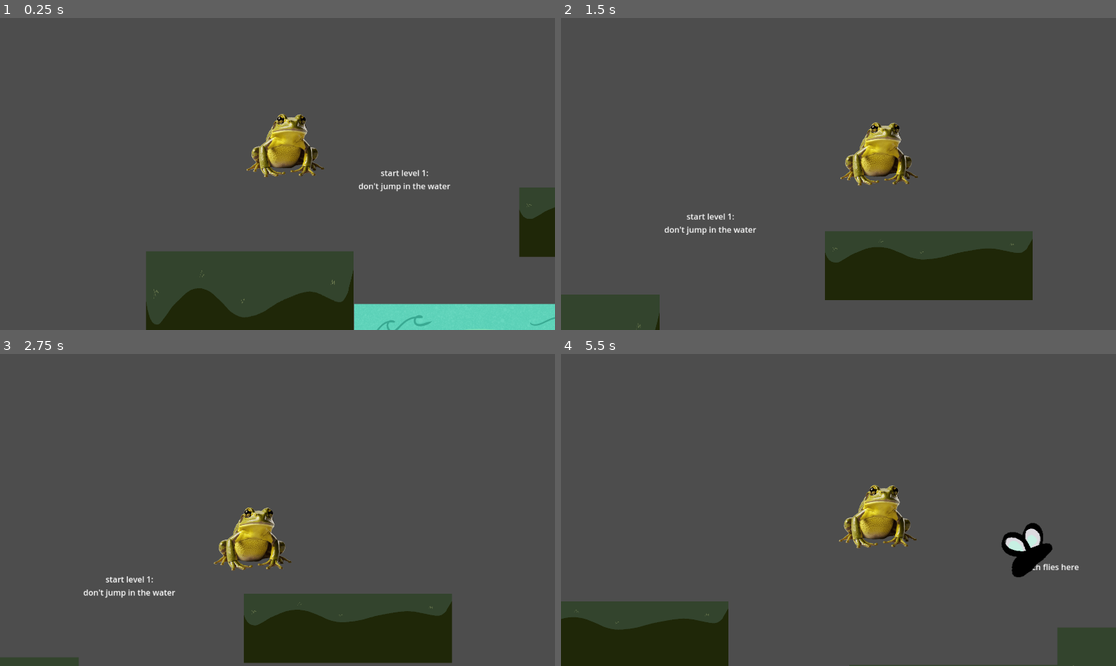
Above: before the commit, frames 1-4 (two rows, left to right).
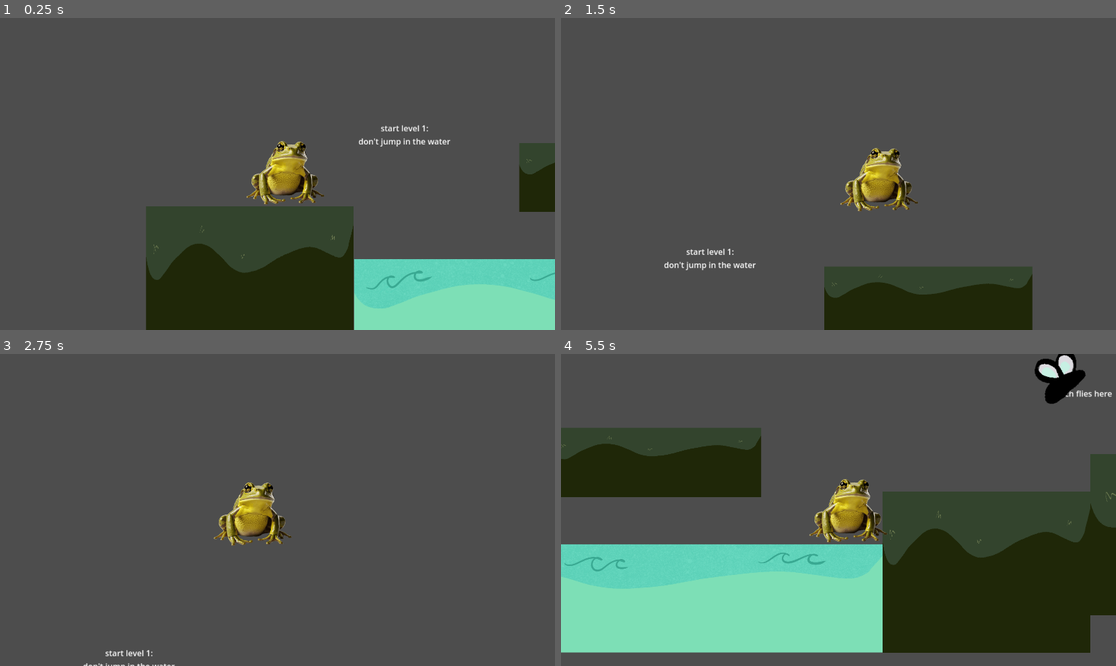
Above: after the commit, the same moments.

Repository: emilyahmad/frog-prince-game
Game: Godot game, scene res://scenes/level_one.tscn
Same seed, same stepped clock (60 frames per second), same inputs: the game is played once before the commit and once after it. The project has no main scene, so this scene is started directly.
Inputs:
- Up to frame 1 (0.25 s): no input
- Up to frame 2 (1.5 s): tap Enter at 0.5 s; hold Space (jump) 0.53-1.28 s; hold D (move_right) from 0.53 s (still down); tap Space (jump) at 1.35 s
- Up to frame 3 (2.75 s): tap Space (jump) at 1.52, 1.82 s; release D (move_right) at 2.03 s; hold A (move_left) from 2.03 s (still down); hold Space (jump) from 2.03 s (still down)
- Up to frame 4 (5.5 s): release A (move_left) at 2.78 s; release Space (jump) at 2.78 s; hold D (move_right) 2.78-4.28 s; tap Space (jump) at 2.85, 3.02, 3.32, 4.35, 4.52, 4.82 s; hold Space (jump) 3.53-4.28 s; hold A (move_left) 4.28-5.03 s; hold D (move_right) from 5.03 s (still down); hold Space (jump) from 5.03 s (still down)

The runs differ from the first frame. In frame 1, 24% of the frame differs, in the area x 26-100%, y 30-100%; in frame 2, 15%; in frame 3, 12%; in frame 4, 55%, in the area x 0-100%, y 0-100%.

Commit message:
fixed collision problems lol

Diff:
--- a/player.gd
+++ b/player.gd
@@ -14,8 +14,8 @@
 #sync project settings gravity with rigid body nodes
 #var gravity = ProjectSettings.get_setting("physics/2d/default_gravity")
 
-func _on_bounce_pad_body_entered(body: Node2D) -> void:
-	velocity.y = jump_power * jump_multiplier
+func _ready():
+	pass
 
 func _input(event):
 	#if event.is_action_pressed("quit") and is_on_floor():
@@ -47,3 +47,7 @@
 		velocity.x = move_toward(velocity.x, 0, speed * speed_multiplier)
 
 	move_and_slide()
+
+	if GameState.bounce == true:
+		velocity.y = jump_power * jump_multiplier
+		GameState.bounce = false
--- a/scenes/level_one.tscn
+++ b/scenes/level_one.tscn
@@ -44,9 +44,8 @@
 radius = 54.0
 height = 108.0
 
-[sub_resource type="CapsuleShape2D" id="CapsuleShape2D_bhu28"]
-radius = 89.0
-height = 188.0
+[sub_resource type="RectangleShape2D" id="RectangleShape2D_nlxio"]
+size = Vector2(189, 68)
 
 [sub_resource type="RectangleShape2D" id="RectangleShape2D_036lt"]
 size = Vector2(191, 226.25)
@@ -264,8 +263,8 @@
 texture = ExtResource("5_r4wdr")
 
 [node name="CollisionShape2D" type="CollisionShape2D" parent="Sprites/BouncePad"]
-position = Vector2(3019, 271)
-shape = SubResource("CapsuleShape2D_bhu28")
+position = Vector2(3019, 221)
+shape = SubResource("RectangleShape2D_nlxio")
 
 [node name="EndSign" type="Area2D" parent="Sprites"]
 position = Vector2(4737, 121)
@@ -278,4 +277,4 @@
 shape = SubResource("RectangleShape2D_036lt")
 
 [connection signal="body_entered" from="Sprites/Fly" to="." method="_on_fly_body_entered"]
-[connection signal="body_entered" from="Sprites/BouncePad" to="Player" method="_on_bounce_pad_body_entered"]
+[connection signal="body_entered" from="Sprites/BouncePad" to="." method="_on_bounce_pad_body_entered"]
--- a/scripts/game_state.gd
+++ b/scripts/game_state.gd
@@ -1,4 +1,6 @@
 extends Node2D
+
+var bounce = false
 
 func _input(event):
 	if event.is_action_pressed("quit"):
--- a/scripts/level_one.gd
+++ b/scripts/level_one.gd
@@ -12,4 +12,13 @@
 
 
 func _on_fly_body_entered(body: Node2D) -> void:
-	print("works")
+	print("stamina+")
+
+
+# when hit croc:
+# fade to black,
+# wait .5 sec
+# restart (add checkpoints for longer rounds)
+
+func _on_bounce_pad_body_entered(body: Node2D) -> void:
+	GameState.bounce = true
